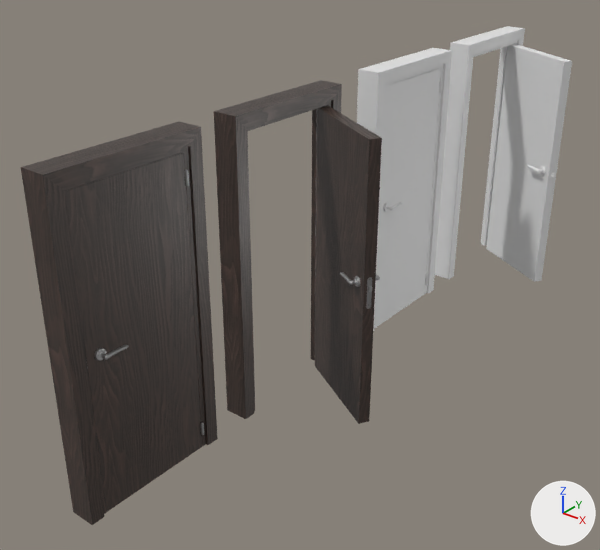
The glTF model public/models/doors/standard_brown_single/scene.gltf: old version first, new version second.
Before and after are seen from a 50 mm camera at (8.33, -11.79, 8.47) aimed at (-0.12, -1.23, 1.93). The lights are fixed; the arrows at lower right show +X, +Y and +Z. The older version comes first. Where no turn or scale is listed for an object, it has been applied to the vertices. Vertices at exactly the same position are counted once.

The first picture shows 'D1-Door_D1_0', 'D1-Frame_D1_0', 'D1-Preview_D2_0', 'D2-Door_D2_0', 'D2-Frame_D2_0', 'D2-Preview_D1_0'.
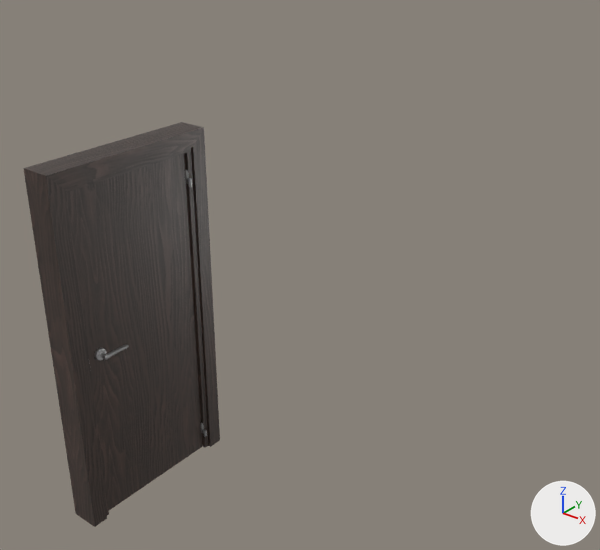
The newer file is also rescaled (x0.395), turned or shifted as a whole; pictures and numbers use the older file's frame.

Boxes [x1, y1, x2, y2] around the edits, measured in the pictures (600 x 550 px):
'D2-Preview_D1_0', deleted
    before: [214, 80, 382, 424]
'D1-Frame_D1_0', moved
    before: [21, 122, 218, 525]
    after: [23, 122, 220, 527]
'D1-Preview_D2_0', deleted
    before: [435, 26, 572, 282]
'D2-Door_D2_0', deleted
    before: [374, 68, 443, 329]
'D2-Frame_D2_0', deleted
    before: [357, 48, 452, 331]

The change, as a list of edits to the scene's bpy script:
```text
Change me_d1_frame_d1_0:
    used by ob_d1_frame_d1_0; location = (0.07, -5.15, 0.0)
    remove me_d1_frame_d1_0.from_pydata(...)  # 266 vertices, 492 faces; spans x -0.28..0.15, y -1.3..1.3, z 0.0..5.3
    add me_d1_frame_d1_0.from_pydata(...)  # 266 vertices, 492 faces; spans x -0.23..0.21, y -1.3..1.3, z 0.0..5.3
    me_d1_frame_d1_0 part 1: the whole mesh is moved by (0.06, 0.0, 0.0)
Remove ob_d2_frame_d2_0:
    ob_d2_frame_d2_0 = bpy.data.objects.new('D2-Frame_D2_0', me_d2_frame_d2_0)
    ob_d2_frame_d2_0.location = (0.07, 1.85, 0.0)
Remove ob_d2_door_d2_0:
    ob_d2_door_d2_0 = bpy.data.objects.new('D2-Door_D2_0', me_d2_door_d2_0)
    ob_d2_door_d2_0.location = (0.2, 2.85, 5.3)
Remove ob_d1_preview_d2_0:
    ob_d1_preview_d2_0 = bpy.data.objects.new('D1-Preview_D2_0', me_d1_preview_d2_0)
    ob_d1_preview_d2_0.location = (0.07, 5.15, 0.0)
Remove ob_d2_preview_d1_0:
    ob_d2_preview_d1_0 = bpy.data.objects.new('D2-Preview_D1_0', me_d2_preview_d1_0)
    ob_d2_preview_d1_0.location = (0.07, -1.85, 0.0)
```
